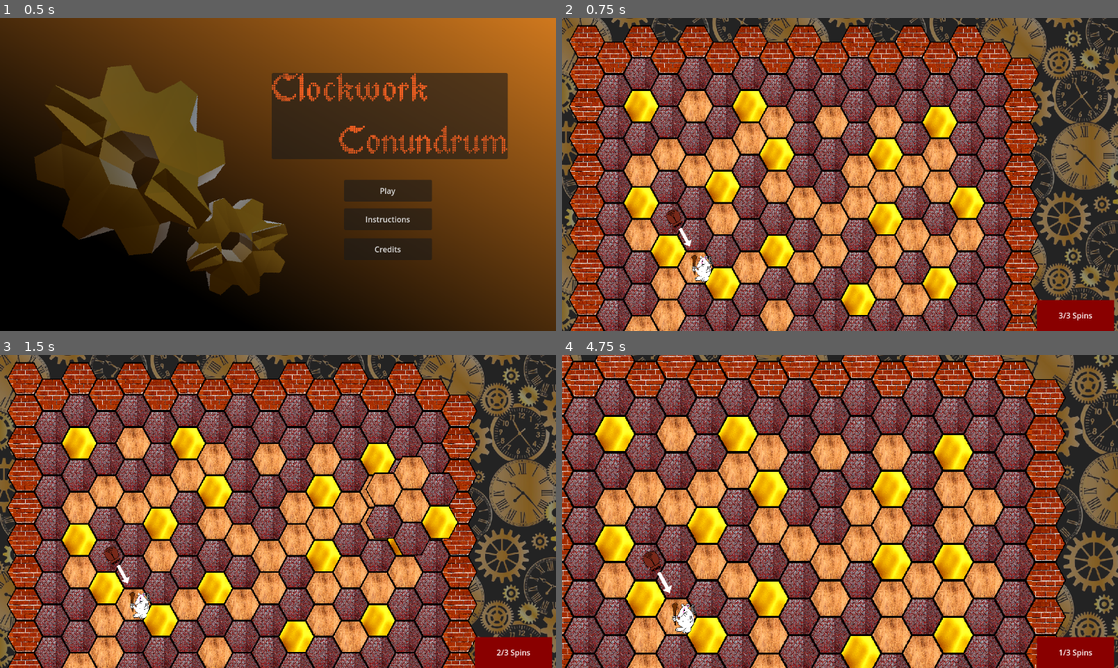
Above: before the commit, frames 1-4 (two rows, left to right).
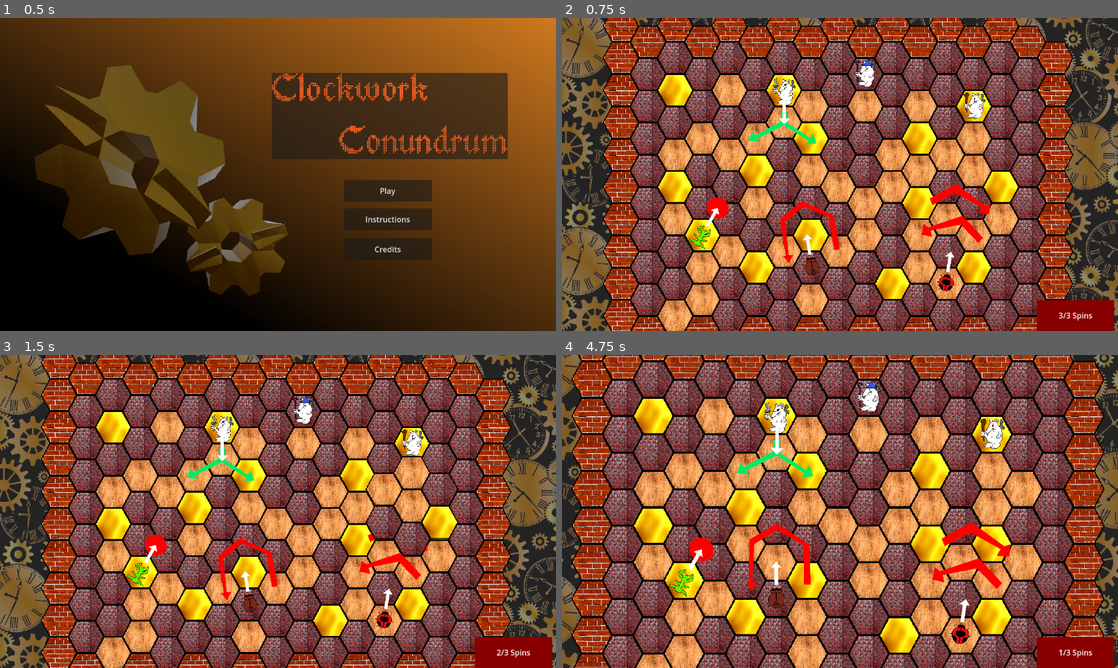
Above: after the commit, the same moments.

Repository: collin-wright1/pizza-jam
Game: Godot game, scene res://scenes/main_menu.tscn
Same seed, same stepped clock (60 frames per second), same inputs: the game is played once before the commit and once after it.
Inputs (mouse positions are in pixels of both pictures, inside the frame that each line leads up to):
- Up to frame 1 (0.5 s): no input
- Up to frame 2 (0.75 s): click "Play" at 0.5 s
- Up to frame 3 (1.5 s): tap Enter (ui_accept) at 1.25 s; move the mouse to (400, 495) at 1.27 s; hold Right (rotate_right) from 1.28 s (still down); hold Middle mouse button (move_camera) from 1.28 s (still down); click (400, 495) at 1.42 s
- Up to frame 4 (4.75 s): tap Enter (ui_accept) at 1.52, 2.75, 3.5, 4.52 s; release Right (rotate_right) at 2 s; release Middle mouse button (move_camera) at 2 s; drag from (728, 527) to (701, 605) at 2.02 s; move the mouse to (895, 442) at 2.77 s; hold Right (rotate_right) 2.78-3.5 s; tap Mouse wheel up (zoom_in) at 2.85 s; drag from (812, 574) to (673, 464) at 3.52 s; move the mouse to (1006, 558) at 4.27 s; hold Left (rotate_left) from 4.28 s (still down); hold Middle mouse button (move_camera) from 4.28 s (still down)

Frame 1 is identical in both runs. In frame 2, 79% of the frame differs, in the area x 1-92%, y 0-100%; in frame 3, 75%; in frame 4, 87%, in the area x 0-98%, y 0-100%.

Commit message:
Enemy Attacks

Diff:
--- a/scenes/Heroes/rogue.tscn
+++ b/scenes/Heroes/rogue.tscn
@@ -10,9 +10,6 @@
 size = Vector2(86.9561, 20)
 
 [node name="Rogue" instance=ExtResource("1_hfopl")]
-
-[node name="DebugLayer" parent="." index="0"]
-visible = true
 
 [node name="Sprite2D" parent="." index="1"]
 texture = ExtResource("2_2jh0w")
--- a/scenes/game_controller.tscn
+++ b/scenes/game_controller.tscn
@@ -1,9 +1,15 @@
-[gd_scene load_steps=10 format=4 uid="uid://by4174pqnrkcd"]
+[gd_scene load_steps=16 format=4 uid="uid://by4174pqnrkcd"]
 
 [ext_resource type="Script" path="res://scripts/game_controller.gd" id="1_myg7p"]
 [ext_resource type="PackedScene" uid="uid://b72wqoj6jd72s" path="res://scenes/test_area.tscn" id="2_32ljh"]
-[ext_resource type="PackedScene" uid="uid://dwo373kpn6los" path="res://scenes/villain.tscn" id="3_qyy45"]
+[ext_resource type="PackedScene" uid="uid://d3oadf73ou6cm" path="res://scenes/Heroes/rogue.tscn" id="3_6hpqt"]
 [ext_resource type="Texture2D" uid="uid://isvcx2kqbn8i" path="res://gears.webp" id="4_ru3iv"]
+[ext_resource type="PackedScene" uid="uid://dwmsdjktd4bwe" path="res://scenes/Heroes/wizard.tscn" id="4_xgptm"]
+[ext_resource type="PackedScene" uid="uid://4qfpdaxkjiap" path="res://scenes/Enemies/roach.tscn" id="5_q3wso"]
+[ext_resource type="AudioStream" uid="uid://qjtkklu74ant" path="res://Audio/Impact Fatality 001.wav" id="5_rmivc"]
+[ext_resource type="AudioStream" uid="uid://bytyaimqqoakp" path="res://Audio/Windsor Main.wav" id="6_ifghq"]
+[ext_resource type="PackedScene" uid="uid://ljqlgfj0f5nt" path="res://scenes/Enemies/mantis.tscn" id="6_y8084"]
+[ext_resource type="PackedScene" uid="uid://dffkjbflf7hlr" path="res://scenes/Enemies/ladybug.tscn" id="7_c2bs0"]
 
 [sub_resource type="Gradient" id="Gradient_17yxi"]
 offsets = PackedFloat32Array(0)
@@ -39,7 +45,6 @@
 [node name="TestArea" parent="." instance=ExtResource("2_32ljh")]
 
 [node name="TileMapLayer" parent="TestArea" index="0"]
-position = Vector2(-94, 44)
 tile_map_data = PackedByteArray("AAABAAAAAQABAAAAAAAAAAEAAQABAAAAAAD//wAAAQACAAAAAAD/////AQACAAAAAAAAAP//AQABAAAAAAABAA …(2736 unchanged characters)…
 
 [node name="Camera2D" parent="TestArea" index="1"]
@@ -51,11 +56,25 @@
 limit_smoothed = true
 
 [node name="Knight" parent="TestArea/HeroHolder" index="0"]
-position = Vector2(198, 492)
+position = Vector2(950, 43)
 
-[node name="Enemy" parent="TestArea/EnemyHolder" index="0" instance=ExtResource("3_qyy45")]
-position = Vector2(122, 353)
-rotation = 1.0472
+[node name="Rogue" parent="TestArea/HeroHolder" index="1" instance=ExtResource("3_6hpqt")]
+position = Vector2(426, 5)
+
+[node name="Wizard" parent="TestArea/HeroHolder" index="2" instance=ExtResource("4_xgptm")]
+position = Vector2(649, -46)
+
+[node name="Roach" parent="TestArea/EnemyHolder" index="0" instance=ExtResource("5_q3wso")]
+position = Vector2(503, 487)
+rotation = -3.14159
+
+[node name="Mantis" parent="TestArea/EnemyHolder" index="1" instance=ExtResource("6_y8084")]
+position = Vector2(198, 403)
+rotation = -3.14159
+
+[node name="Villain" parent="TestArea/EnemyHolder" index="2" instance=ExtResource("7_c2bs0")]
+position = Vector2(873, 535)
+rotation = 3.14159
 
 [node name="ParallaxBackground" type="ParallaxBackground" parent="TestArea/CanvasLayer" index="0"]
 
@@ -78,6 +97,16 @@
 [node name="WorldEnvironment" type="WorldEnvironment" parent="."]
 environment = SubResource("Environment_ofsct")
 
+[node name="Audio" type="Node2D" parent="."]
+
+[node name="Character Death" type="AudioStreamPlayer2D" parent="Audio"]
+stream = ExtResource("5_rmivc")
+volume_db = -5.985
+
+[node name="Character Death2" type="AudioStreamPlayer2D" parent="Audio"]
+stream = ExtResource("6_ifghq")
+pitch_scale = 0.82
+
 [connection signal="pressed" from="TestArea/CanvasLayer/EndTurnButton" to="." method="_on_end_turn_button_pressed"]
 [connection signal="pressed" from="TestArea/CanvasLayer/GameOverPanel/RetryButton" to="." method="_on_retry_button_pressed"]
 
--- a/scripts/game_controller.gd
+++ b/scripts/game_controller.gd
@@ -28,6 +28,7 @@
 func _process(delta: float) -> void:
 	match current_game_state:
 		game_states.player_turn:
+			clean_characters()
 			for unit in characters:
 				if unit.has_method("target_hero"):
 					unit.target_hero()
--- a/scripts/hero.gd
+++ b/scripts/hero.gd
@@ -57,18 +57,8 @@
 			enemy.take_damage(attack_power)
 
 func on_enemy_targeted(body):
-
 	attack_targets.append(body)
 
-
-	#print("entity seen")
-	#if body.is_in_group("Enemy"):
-		#if body.has_method("take_damage"):
-			#body.take_damage(attack_power)
-	##await get_tree().create_timer(1).timeout
-	#for hitbox in attack_holder.get_children():
-		#if hitbox is Area3D:
-			#hitbox.monitoring = false
 func on_enemy_left(body):
 	attack_targets.pop_at(attack_targets.find(body))
 
--- a/scripts/villain.gd
+++ b/scripts/villain.gd
@@ -18,8 +18,9 @@
 
 func _ready() -> void:
 	for hitbox in attack_holder.get_children():
-		if hitbox is Area3D:
-			hitbox.body_entered.connect("on_enemy_targeted")
+		if hitbox is Area2D:
+			hitbox.body_entered.connect(on_enemy_targeted)
+			hitbox.body_exited.connect(on_enemy_left)
 
 func _process(delta: float) -> void:
 	if(move_cooldown == false):
@@ -37,13 +38,14 @@
 
 
 func _input(event: InputEvent) -> void:
-	if event is InputEventKey:
-		if event.pressed and event.keycode == KEY_SPACE:
-			target_hero()
-			move_forward()
+	pass
+	#if event is InputEventKey:
+		#if event.pressed and event.keycode == KEY_SPACE:
+			#target_hero()
+			#move_forward()
 
-		else:
-			pass
+		#else:
+			#pass
 
 func attack():
 	for enemy in attack_targets:
@@ -51,9 +53,10 @@
 			enemy.take_damage(attack_power)
 
 func on_enemy_targeted(body):
-	if body.is_in_group("Hero"):
-		if body.has_method("take_damage"):
-			body.take_damage
+	attack_targets.append(body)
+
+func on_enemy_left(body):
+	attack_targets.pop_at(attack_targets.find(body))
 
 func take_damage(damage):
 	health -= damage
